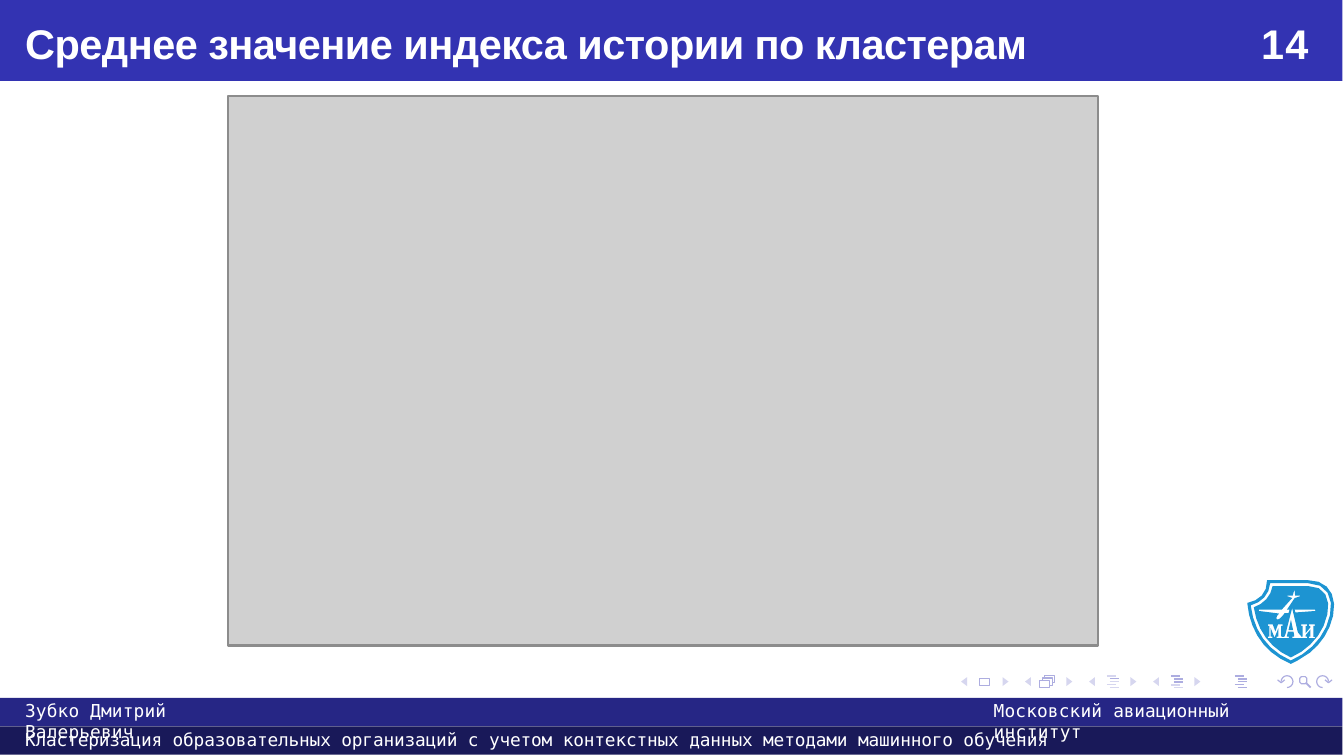
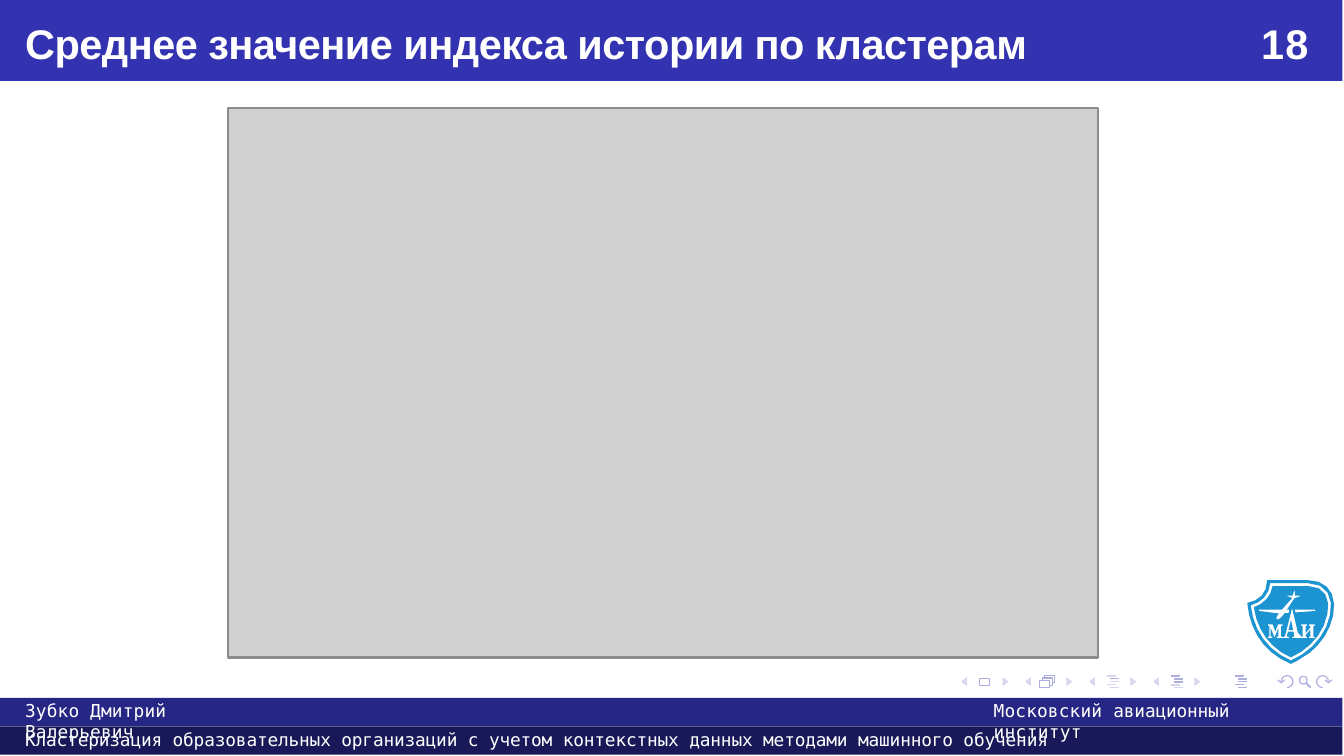
Before and after one commit to usernameMAI/diploma, a slide deck: slide 18 of Презентация.pptx (slide 14 before the commit). Drawn at 1344x756 pixels with LibreOffice and Linux fonts; fonts in the diff are those of the drawing; grey boxes stand for pictures. Boxes give left, top, right and bottom in pixels: in the first picture for what was removed or moved away, otherwise in the second. Text is boxed around its words. In the diff, an @@ line names an element or a change of style, - is before the commit and + after.

```diff
--- a/Презентация.pptx
+++ b/Презентация.pptx
@@ text at bbox=[1261, 30, 1308, 60]: text changed @@
-14
+18
@@ picture: place and size @@
-picture at bbox=[228, 96, 1097, 645]
+picture at bbox=[228, 109, 1097, 658]
```
Also in this commit, not shown: 19 other slides changed, 4 slides added, 2 other files.
